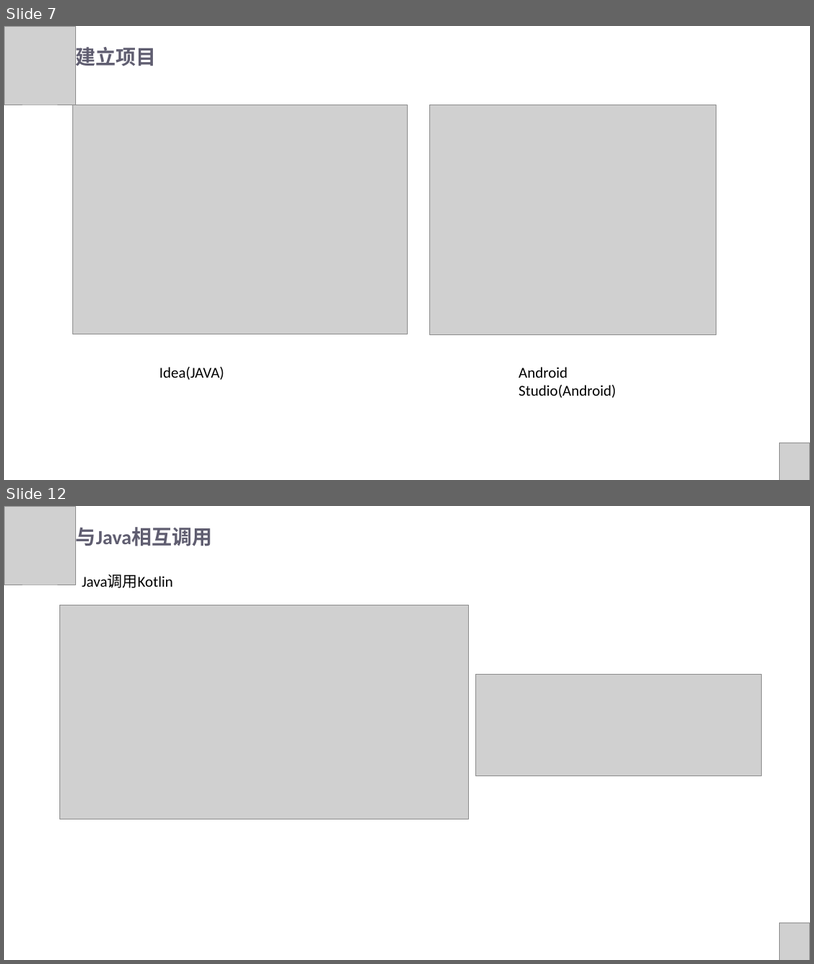
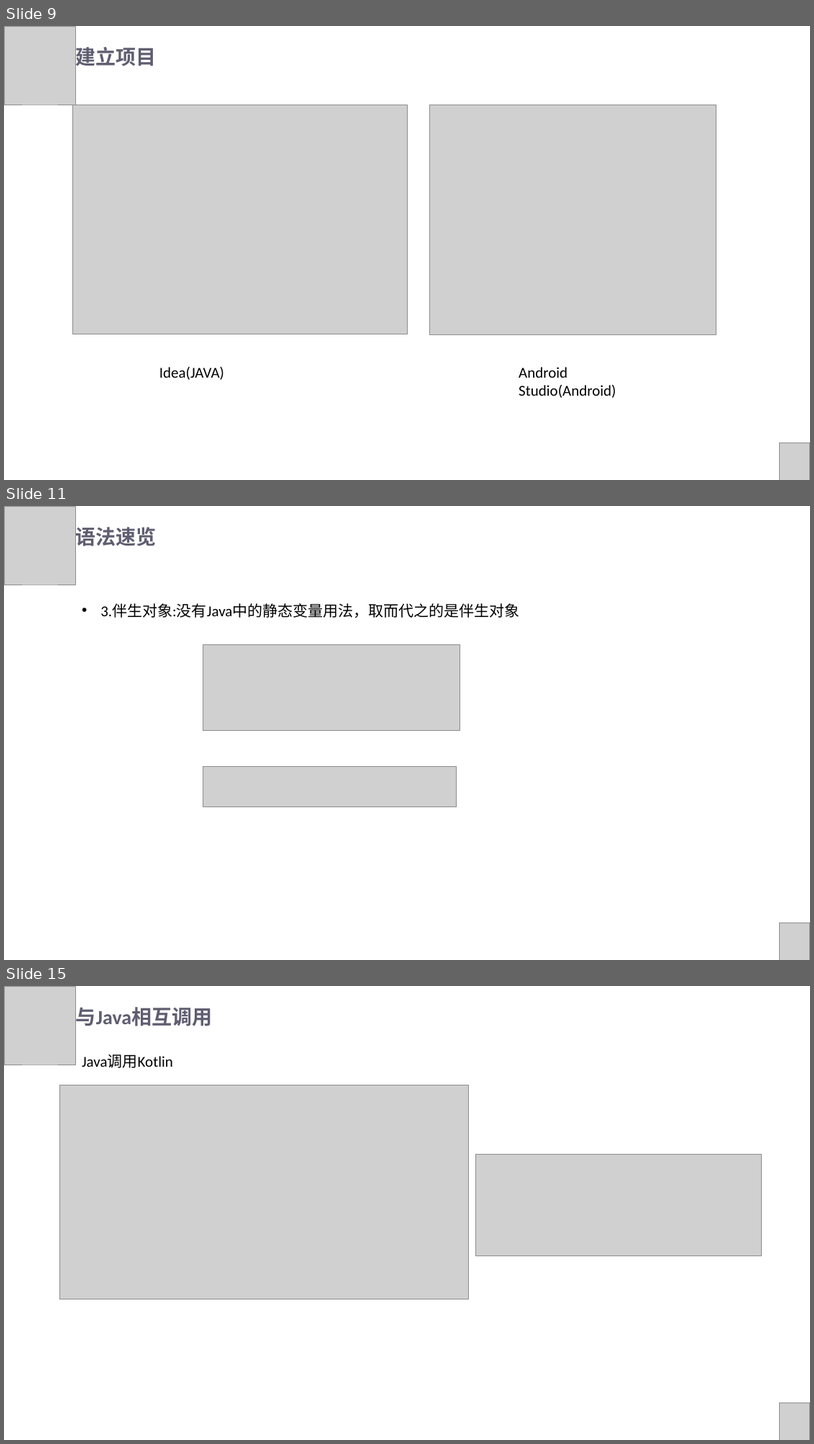
Before and after one commit to skyshenfu/KotlinDemo, a slide deck: doc/Kotlin入门.pptx. Shown one above the other, each under a label of ours: slides 7 and 12 before the commit, slides 9, 11 and 15 after it; the slides between them are not shown. The pictures are 814x964 and 814x1444 pixels, drawn with LibreOffice and Linux fonts; fonts in the diff are those of the drawing; grey boxes stand for pictures. Boxes give left, top, right and bottom in pixels: in the first picture for what was removed or moved away, otherwise in the second. Text is boxed around its words. In the diff, an @@ line names an element or a change of style, - is before the commit and + after.

```diff
--- a/doc/Kotlin入门.pptx
+++ b/doc/Kotlin入门.pptx
@@ slide 11 added at bbox=[4, 506, 810, 960], background #FFFFFF @@
@@ picture added at bbox=[4, 506, 76, 584] @@
@@ text added at bbox=[76, 527, 157, 546], 24 pt, text #5F5D70, bold @@
+语法速览
@@ text added at bbox=[100, 603, 520, 618], 18 pt, text #000000 @@
+• 3.伴生对象:没有Java中的静态变量用法，取而代之的是伴生对象
@@ picture added at bbox=[203, 644, 460, 731] @@
@@ picture added at bbox=[203, 766, 456, 807] @@
@@ picture added at bbox=[780, 923, 810, 960] @@
@@ what was slide 7 is now slide 9 @@
@@ what was slide 12 is now slide 15 @@
```
Also in this commit, not shown: 7 slides changed, 3 other slides added.
